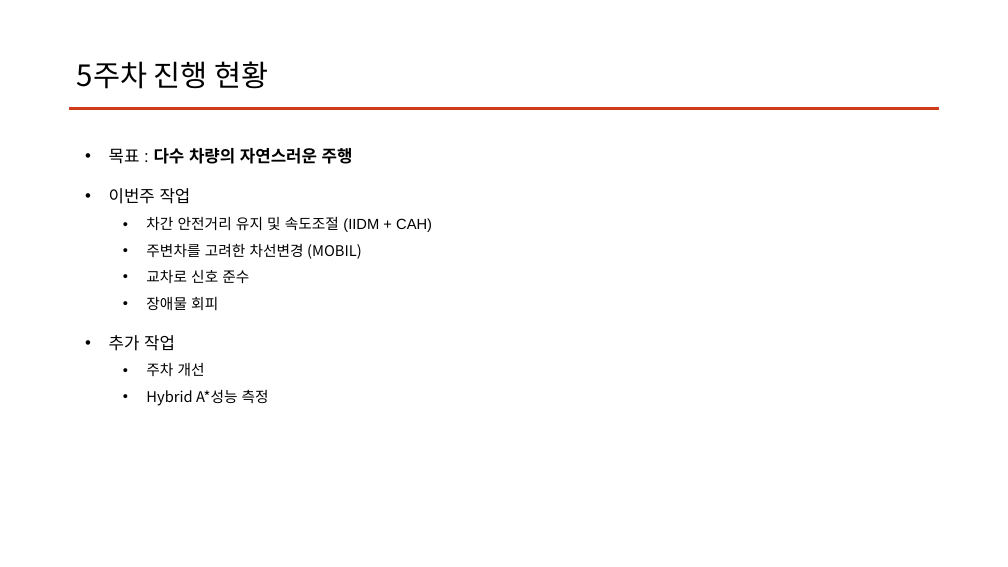
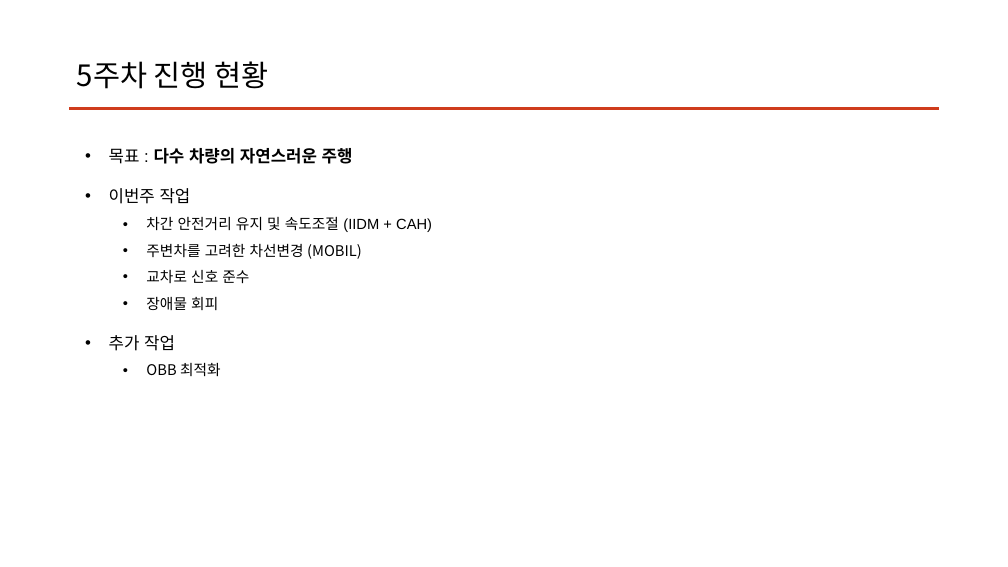
Before and after one commit to clwmrndl92/PA26-Car-Road-AI-Sim, a slide deck: slide 2 of Report/5주차.pptx. Drawn at 1008x567 pixels with LibreOffice and Linux fonts; fonts in the diff are those of the drawing. Boxes give left, top, right and bottom in pixels: in the first picture for what was removed or moved away, otherwise in the second. Text is boxed around its words. In the diff, an @@ line names an element or a change of style, - is before the commit and + after.

```diff
--- a/Report/5주차.pptx
+++ b/Report/5주차.pptx
@@ text at [146,363,221,376]: text changed @@
-  • 주차 개선
-  • Hybrid A*성능 측정
+  • OBB 최적화
```
Also in this commit, not shown: 1 other slide changed, 4 slides added, 12 other files.
